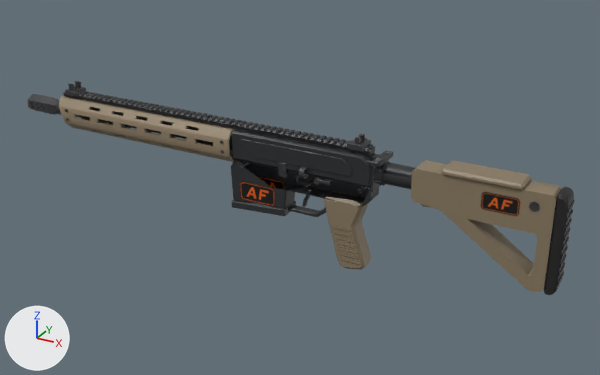
The FBX model blender/export/af7_vanguard_lod1.fbx, before and after one commit.
Both versions are drawn from a camera (50 mm lens) standing at (0.597, -0.959, 0.496) and looking at (0.056, 0.024, 0.004). Lighting does not change. The marker at lower left points along +X, +Y and +Z. The older version comes first.

The older version as bpy lines, for what is in view:
```python
me_af7_lod_1 = bpy.data.meshes.new('AF7_LOD_1')
me_af7_lod_1.from_pydata(...)  # 4188 vertices, 7311 faces; spans x -0.444..0.444, y -0.028..0.024, z -0.089..0.113
me_af7_lod_1.materials.append(mat_af7_body_dayz)  # picture img_af7_body_co_png
ob_af7_lod_1 = bpy.data.objects.new('AF7_LOD_1', me_af7_lod_1)
ob_af7_lod_1.location = (0.0, 0.0, 0.0)
```
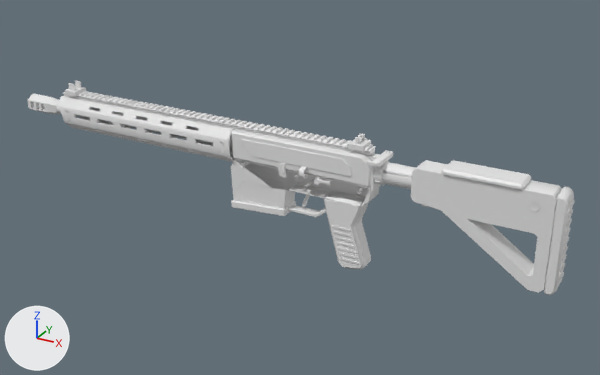
Boxes [x1, y1, x2, y2] around the edits, measured in the pictures (600 x 375 px):
'AF7_LOD_1', recoloured (lighter): [27, 81, 575, 295] in both

Diff of the bpy script that builds the scene:
```diff
--- a/blender/export/af7_vanguard_lod1.fbx.py
+++ b/blender/export/af7_vanguard_lod1.fbx.py
@@ me_af7_lod_1 @@
 me_af7_lod_1.from_pydata(...)  # 4188 vertices, 7311 faces; spans x -0.444..0.444, y -0.028..0.024, z -0.089..0.113
-me_af7_lod_1.materials.append(mat_af7_body_dayz)  # picture img_af7_body_co_png
```
